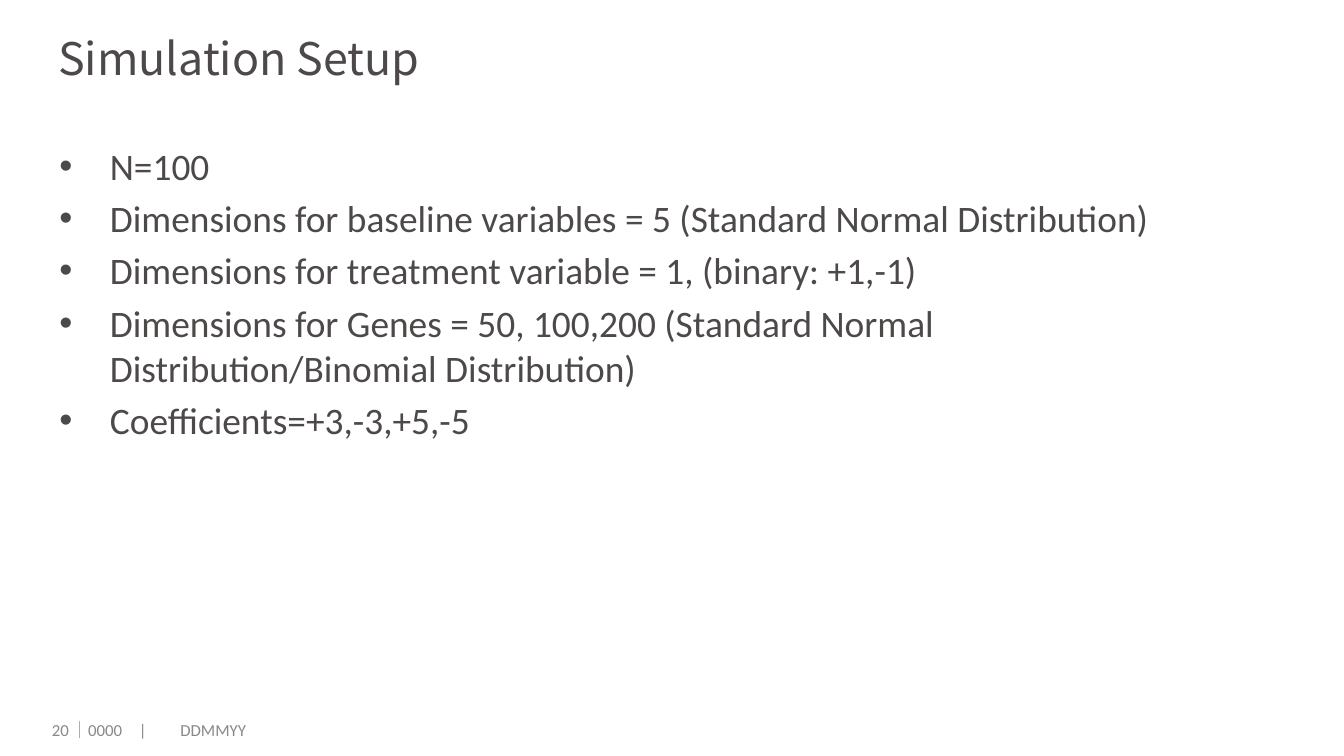
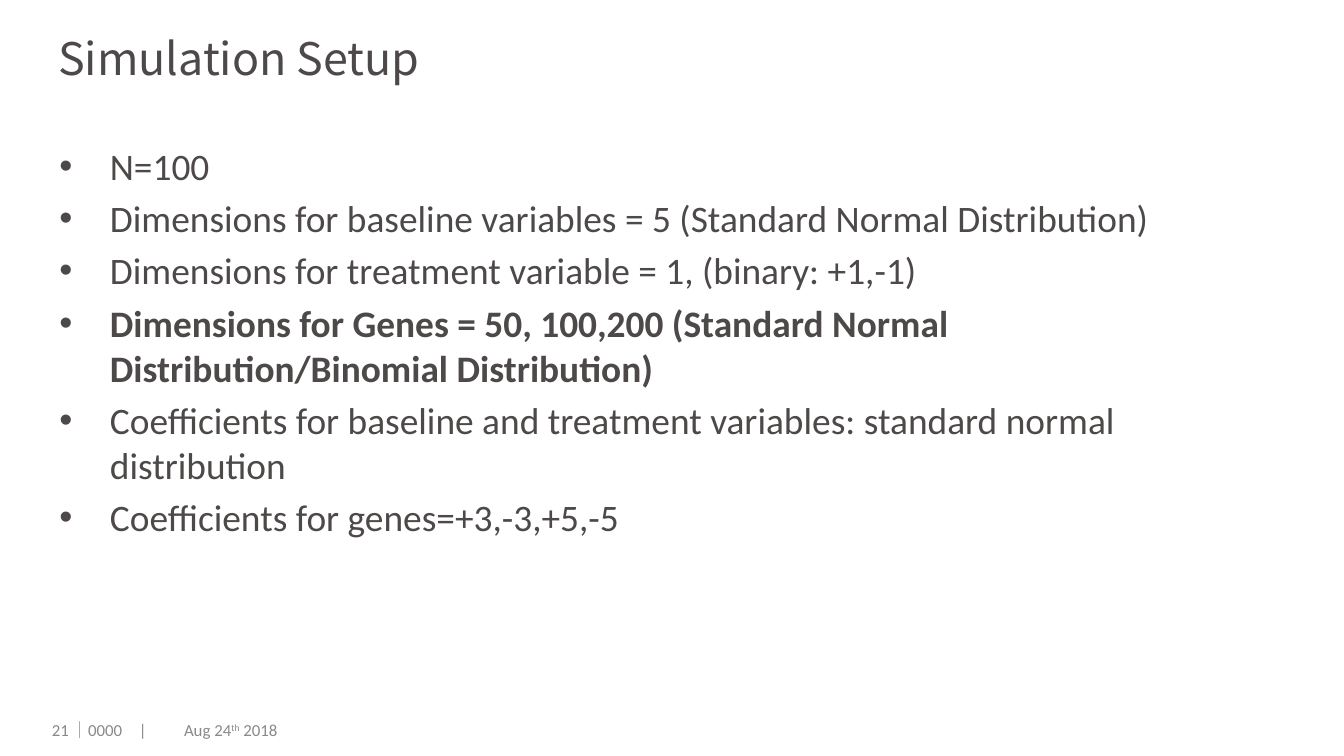
Before and after one commit to dengwx11/GroupLasso, a slide deck: slide 22 of manu & slides/Final.pptx (slide 21 before the commit). Drawn at 1344x756 pixels with LibreOffice and Linux fonts; fonts in the diff are those of the drawing; background and template pictures are left out. Boxes give left, top, right and bottom in pixels: in the first picture for what was removed or moved away, otherwise in the second. Text is boxed around its words. In the diff, an @@ line names an element or a change of style, - is before the commit and + after.

```diff
--- a/manu & slides/Final.pptx
+++ b/manu & slides/Final.pptx
@@ text at [110,309,948,388]: bold on in "Dimensions for Genes = 50, 100,200 (Standard ..." @@
@@ text at [110,408,1115,538]: text changed @@
-• Coefficients=+3,-3,+5,-5
+• Coefficients for baseline and treatment variables: standard normal distribution
+• Coefficients for genes=+3,-3,+5,-5
@@ page number at [52,725,69,736]: text changed @@
-20
+21
@@ text at [71,721,277,739]: text changed @@
-｜0000 | DDMMYY
+｜0000 | Aug 24th 2018
```
Also in this commit, not shown: 47 other slides changed, 2 slides added, 4 slides removed, 1 other file.
